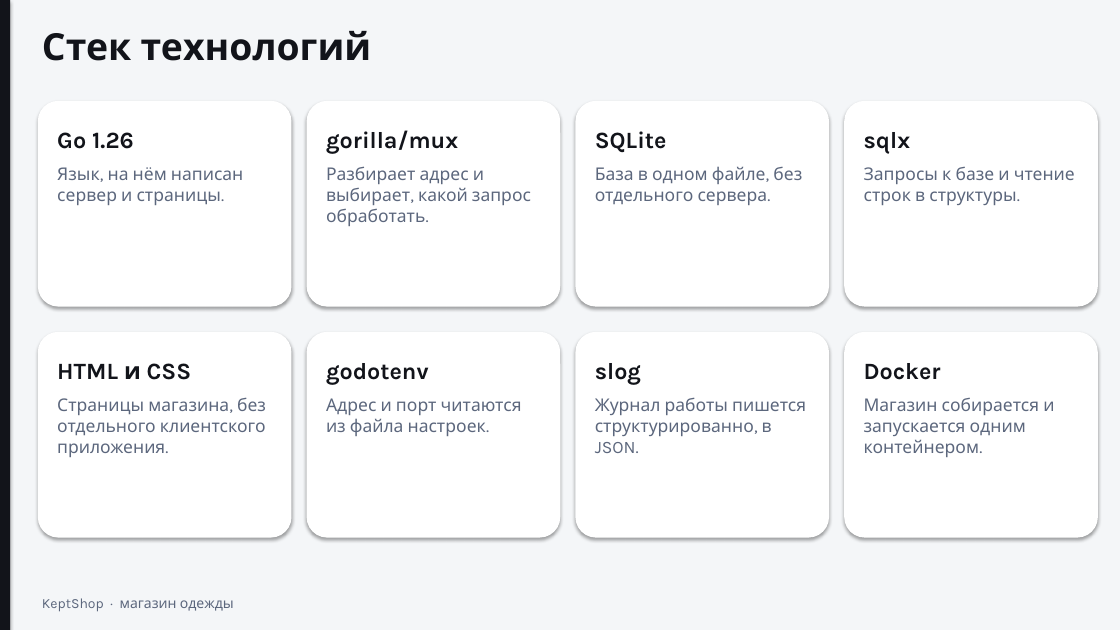
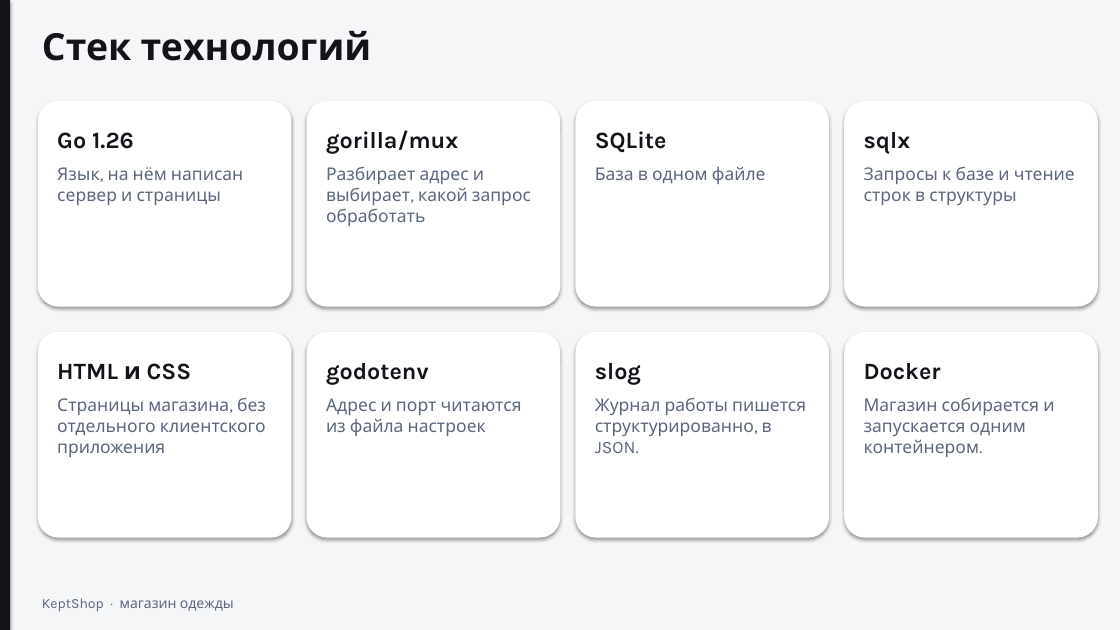
Before and after one commit to Darved183/YP01, a slide deck: slide 5 of KeptShop.pptx. Drawn at 1120x630 pixels with LibreOffice and Linux fonts; fonts in the diff are those of the drawing. Boxes give left, top, right and bottom in pixels: in the first picture for what was removed or moved away, otherwise in the second. Text is boxed around its words. In the diff, an @@ line names an element or a change of style, - is before the commit and + after.

Commit message:
fix

```diff
--- a/KeptShop.pptx
+++ b/KeptShop.pptx
@@ text in rounded rectangle at [57,167,243,205]: text changed @@
-Язык, на нём написан сервер и страницы.
+Язык, на нём написан сервер и страницы
@@ text in rounded rectangle at [326,166,531,226]: text changed @@
-Разбирает адрес и выбирает, какой запрос обработать.
+Разбирает адрес и выбирает, какой запрос обработать
@@ text in rounded rectangle at [595,166,766,184]: text changed @@
-База в одном файле, без отдельного сервера.
+База в одном файле
@@ text in rounded rectangle at [864,167,1075,205]: text changed @@
-Запросы к базе и чтение строк в структуры.
+Запросы к базе и чтение строк в структуры
@@ text in rounded rectangle at [57,397,266,457]: text changed @@
-Страницы магазина, без отдельного клиентского приложения.
+Страницы магазина, без отдельного клиентского приложения
@@ text in rounded rectangle at [326,398,522,436]: text changed @@
-Адрес и порт читаются из файла настроек.
+Адрес и порт читаются из файла настроек
```
Also in this commit, not shown: 1 other slide changed.
